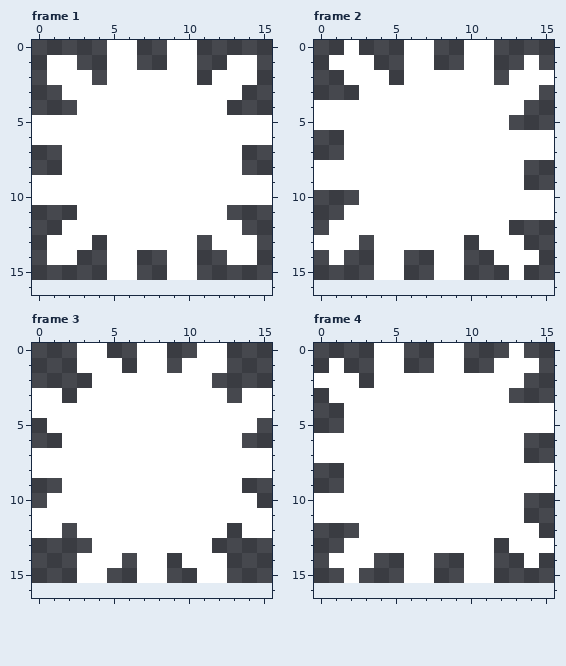
Edited in one commit: pixel-art file (Assets/Art/AespriteFiles/PoweredGearSprite.aseprite). The picture above was drawn from the file before the commit.
16x16 pixels, 4 frames. Shown: frame 1, frame 2, frame 3, frame 4. The old version is drawn lined up with the new one, on the new canvas.
And afterwards:
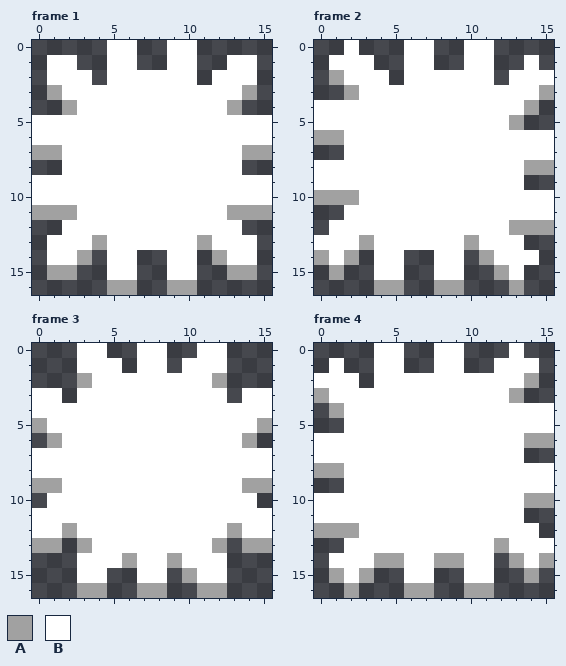
Palette (. is transparent): A #a1a1a1  B #ffffff
From old to new:
canvas 16x16 -> 16x17
Frame 1:
y 3: x 1 . -> A; x 14 . -> A
y 4: x 2 . -> A; x 13 . -> A
y 7: x 0..1 .. -> AA; x 14..15 .. -> AA
y 11: x 0..2 ... -> AAA; x 13..15 ... -> AAA
y 13: x 4 . -> A; x 11 . -> A
y 14: x 3 . -> A; x 12 . -> A
y 15: x 1..2 .. -> AA; x 13..14 .. -> AA
y 16: x 5..6 .. -> AA; x 9..10 .. -> AA
Frame 2:
y 2: x 1 . -> A
y 3: x 2 . -> A; x 15 . -> A
y 4: x 14 . -> A
y 5: x 13 . -> A
y 6: x 0..1 .. -> AA
y 8: x 14..15 .. -> AA
y 10: x 0..2 ... -> AAA
y 12: x 13..15 ... -> AAA
y 13: x 3 . -> A; x 10 . -> A
y 14: x 0 . -> A; x 2 . -> A; x 11 . -> A
y 15: x 1 . -> A; x 12 . -> A
y 16: x 4..5 .. -> AA; x 8..9 .. -> AA; x 13 . -> A
Frame 3:
y 2: x 3 . -> A; x 12 . -> A
y 5: x 0 . -> A; x 15 . -> A
y 6: x 1 . -> A; x 14 . -> A
y 9: x 0..1 .. -> AA; x 14..15 .. -> AA
y 12: x 2 . -> A; x 13 . -> A
y 13: x 0..1 .. -> AA; x 3 . -> A; x 12 . -> A; x 14..15 .. -> AA
y 14: x 6 . -> A; x 9 . -> A
y 15: x 10 . -> A
y 16: x 3..4 .. -> AA; x 7..8 .. -> AA; x 11..12 .. -> AA
Frame 4:
y 2: x 14 . -> A
y 3: x 0 . -> A; x 13 . -> A
y 4: x 1 . -> A
y 6: x 14..15 .. -> AA
y 8: x 0..1 .. -> AA
y 10: x 14..15 .. -> AA
y 12: x 0..2 ... -> AAA
y 13: x 12 . -> A
y 14: x 4..5 .. -> AA; x 8..9 .. -> AA; x 13 . -> A; x 15 . -> A
y 15: x 1 . -> A; x 3 . -> A; x 14 . -> A
y 16: x 2 . -> A; x 6..7 .. -> AA; x 10..11 .. -> AA
Changed places in both pictures, as pixel boxes (x1, y1, x2, y2):
added: (32, 85, 272, 295)
added: (314, 70, 554, 295)
added: (32, 373, 272, 598)
added: (314, 373, 554, 598)
